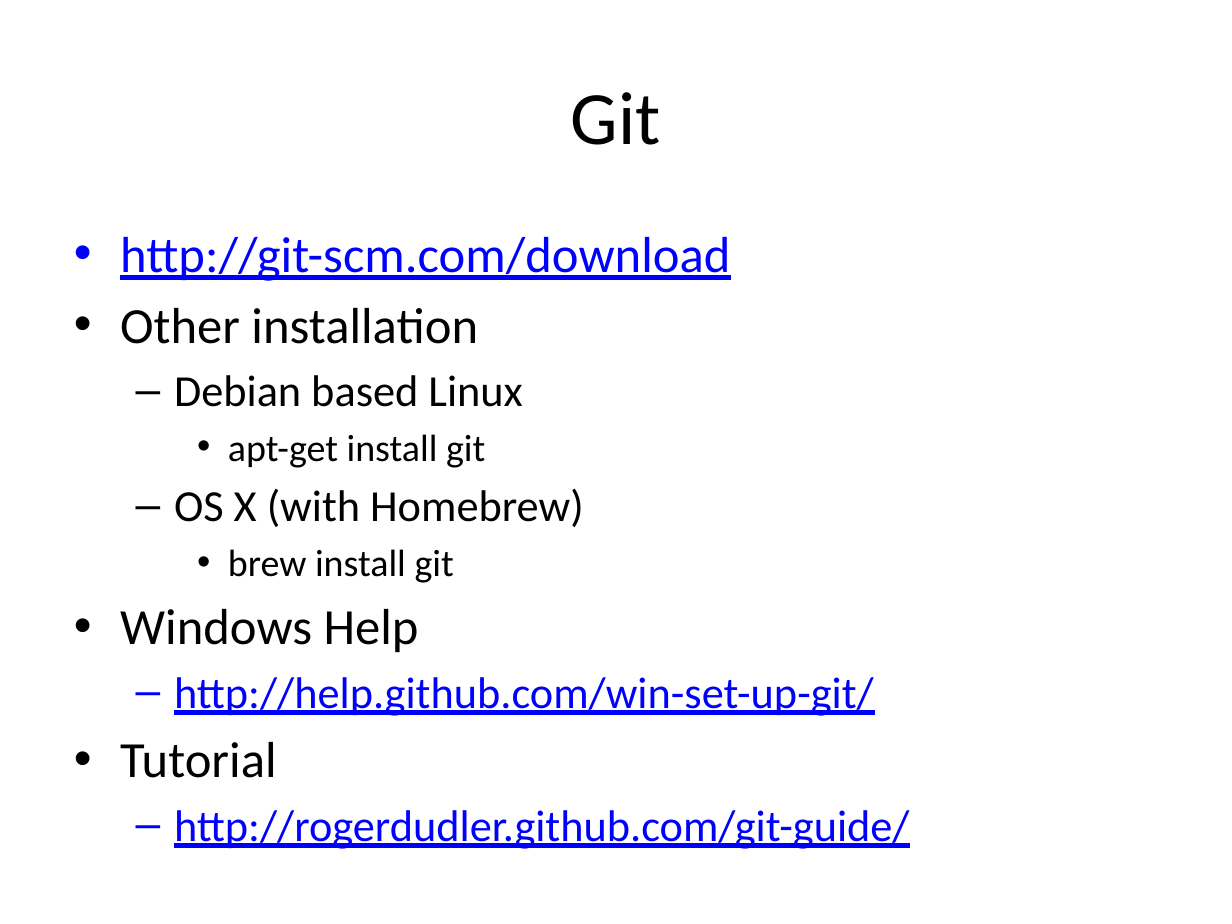
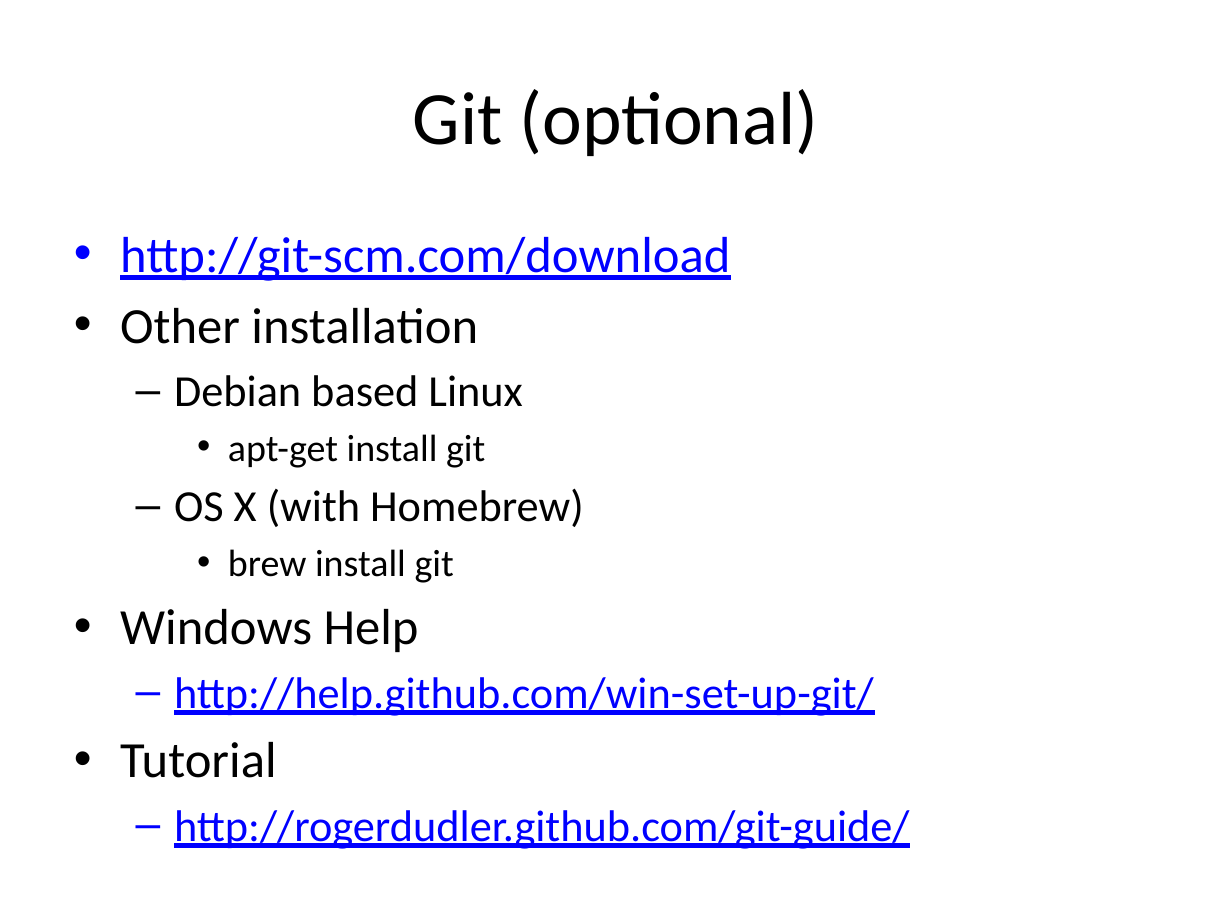
Before and after one commit to chadmaughan/learn-android, a slide deck: slide 8 of android.pptx (slide 9 before the commit). Drawn at 1232x924 pixels with LibreOffice and Linux fonts; fonts in the diff are those of the drawing. Boxes give left, top, right and bottom in pixels: in the first picture for what was removed or moved away, otherwise in the second. Text is boxed around its words. In the diff, an @@ line names an element or a change of style, - is before the commit and + after.

```diff
--- a/android.pptx
+++ b/android.pptx
@@ title at [413,89,819,156]: text changed @@
-Git
+Git (optional)
```
Also in this commit, not shown: 9 other slides changed, 4 slides added, 17 other files.
